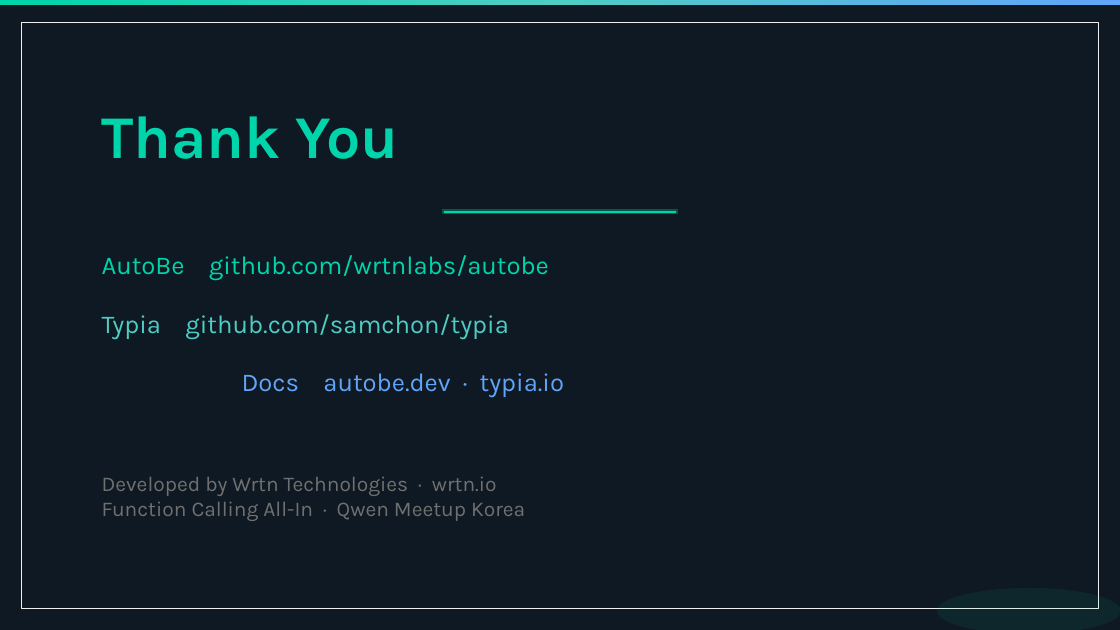
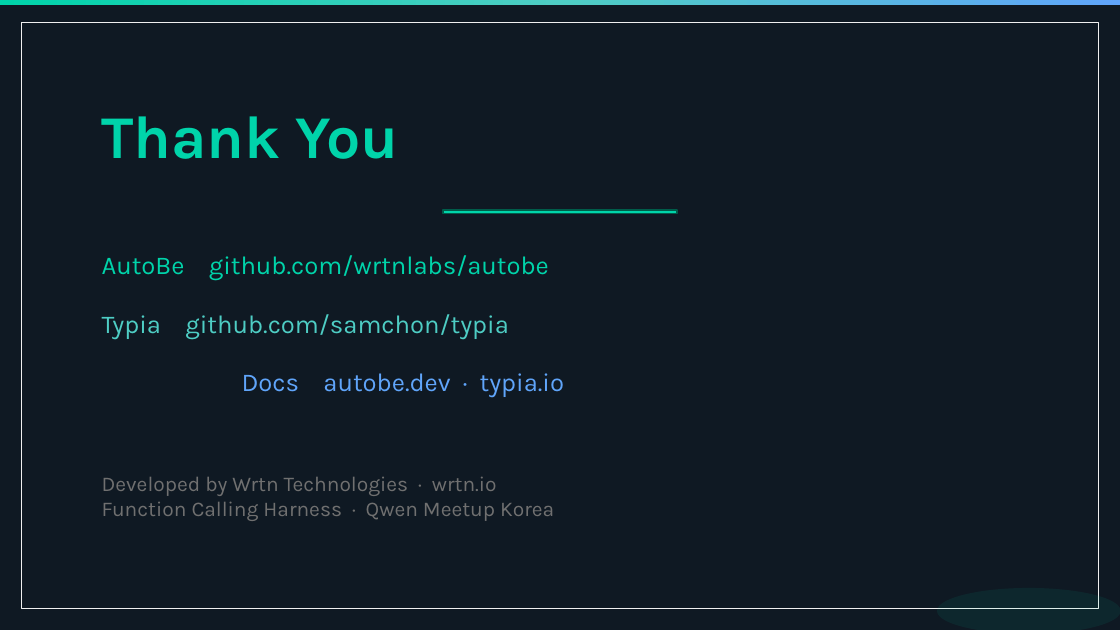
Before and after one commit to ignithex/autobe-llm-agent-code, a slide deck: slide 71 of website/public/seminars/qwen-korea-meetup-20260326.pptx. Drawn at 1120x630 pixels with LibreOffice and Linux fonts; fonts in the diff are those of the drawing. Boxes give left, top, right and bottom in pixels: in the first picture for what was removed or moved away, otherwise in the second. Text is boxed around its words. In the diff, an @@ line names an element or a change of style, - is before the commit and + after.

Commit message:
feat(website): harness wording. (#1211)
* feat(website): harness wording

* more things

* fix it

```diff
--- a/website/public/seminars/qwen-korea-meetup-20260326.pptx
+++ b/website/public/seminars/qwen-korea-meetup-20260326.pptx
@@ text at box(102, 477, 554, 521): text changed @@
-Developed by Wrtn Technologies · wrtn.io
-Function Calling All-In · Qwen Meetup Korea
+Developed by Wrtn Technologies · wrtn.io
+Function Calling Harness · Qwen Meetup Korea
```
Also in this commit, not shown: 24 other slides changed, 1 other file.
